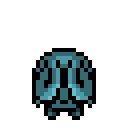
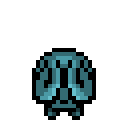
Layer changes from the first w=128, h=128 image to the second:
renamed "Standing 1" to "Standing 1 F", painted on it over [32, 100, 96, 108]
